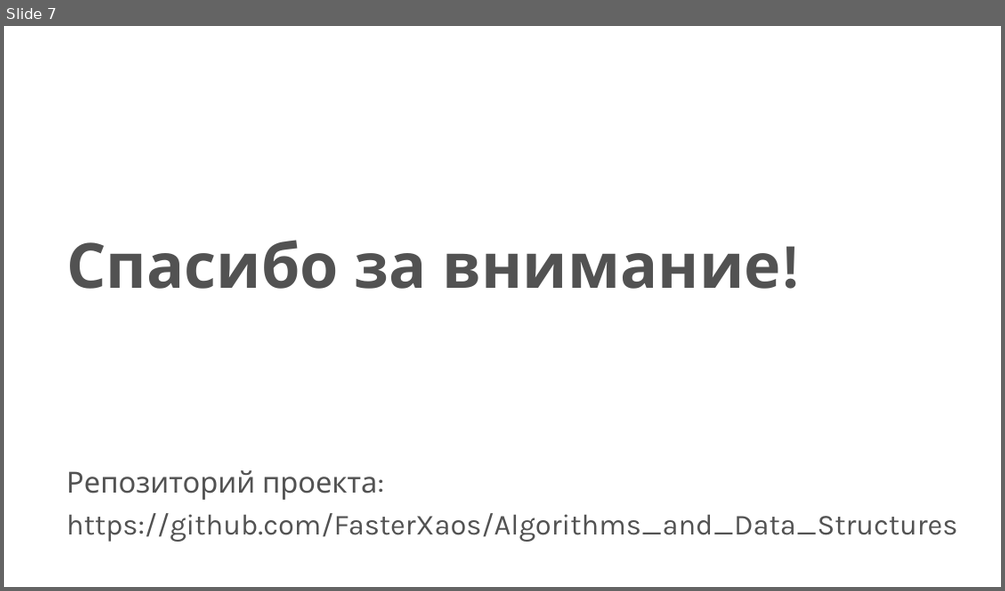
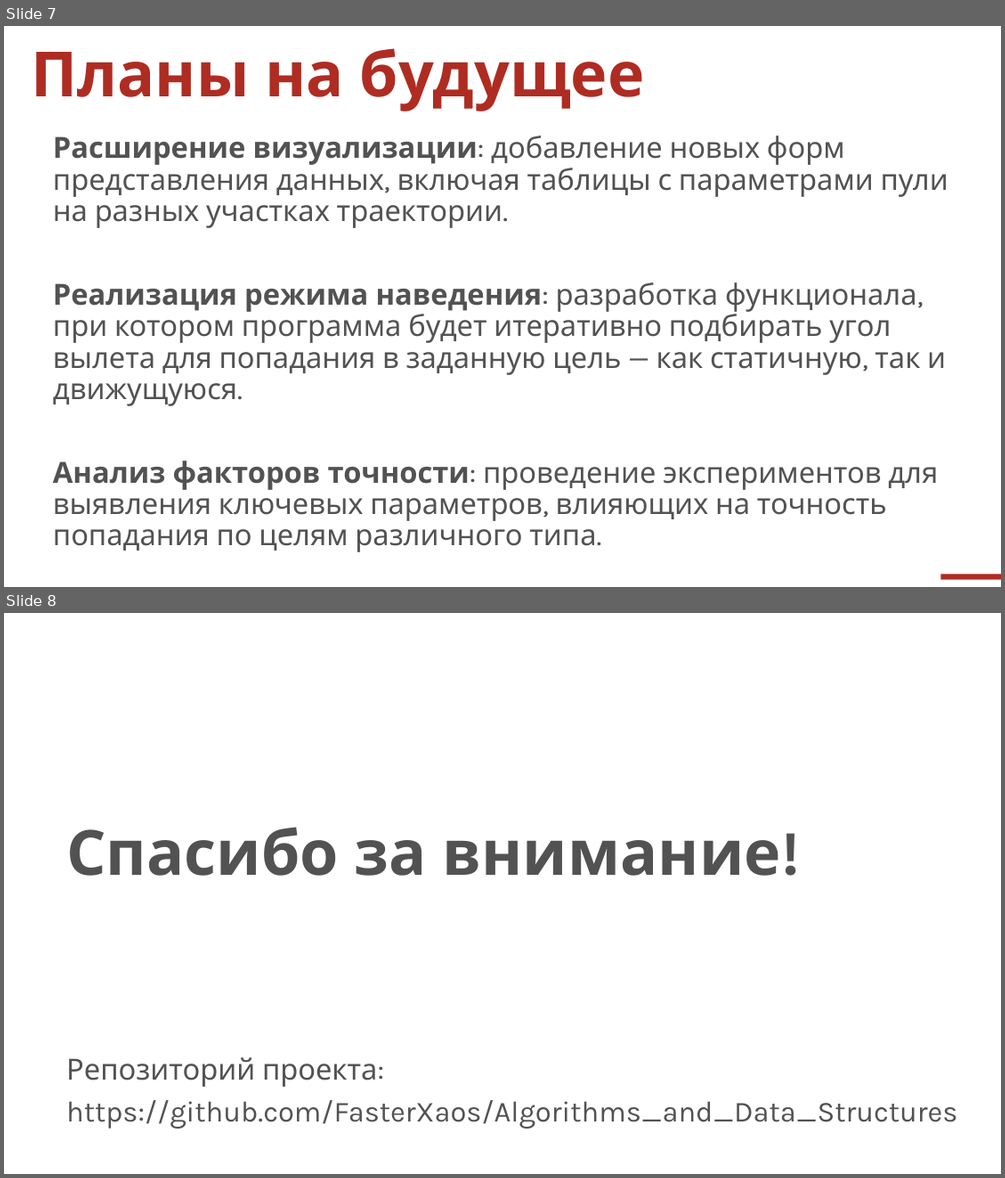
Before and after one commit to FasterXaos/Algorithms_and_data_structures, a slide deck: Ballistic_Calculator/Reporting/InterimWorkReport.pptx. Shown one above the other, each under a label of ours: slide 7 before the commit, slides 7 and 8 after it. The pictures are 1005x591 and 1005x1178 pixels, drawn with LibreOffice and Linux fonts; fonts in the diff are those of the drawing; background and template pictures are left out. Boxes give left, top, right and bottom in pixels: in the first picture for what was removed or moved away, otherwise in the second. Text is boxed around its words. In the diff, an @@ line names an element or a change of style, - is before the commit and + after.

Commit message:
[Ballistic_Calculator] InterimWorkReport.pptx updated

```diff
--- a/Ballistic_Calculator/Reporting/InterimWorkReport.pptx
+++ b/Ballistic_Calculator/Reporting/InterimWorkReport.pptx
@@ slide 7 added at [4, 26, 1001, 587], background #FFFFFF @@
@@ title added at [31, 48, 645, 111], 60 pt, text #AF2C22, bold @@
+Планы на будущее
@@ text added at [53, 135, 948, 552], 28 pt, text #525252 @@
+Расширение визуализации: добавление новых форм представления данных, включая таблицы с параметрами пули на разных участках траектории.
+Реализация режима наведения: разработка функционала, при котором программа будет итеративно подбирать угол вылета для попадания в заданную цель — как статичную, так и движущуюся.
+Анализ факторов точности: проведение экспериментов для выявления ключевых параметров, влияющих на точность попадания по целям различного типа.
@@ rectangle added at [941, 574, 1001, 580], fill #AF2C22 @@
@@ what was slide 7 is now slide 8 @@
```
Also in this commit, not shown: 1 other file.
